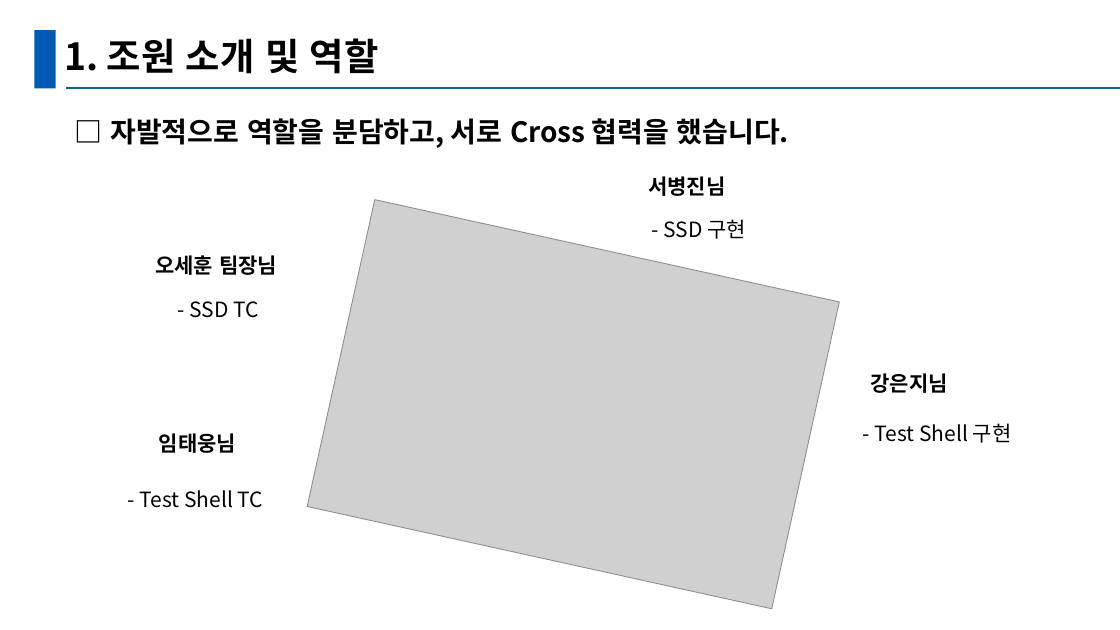
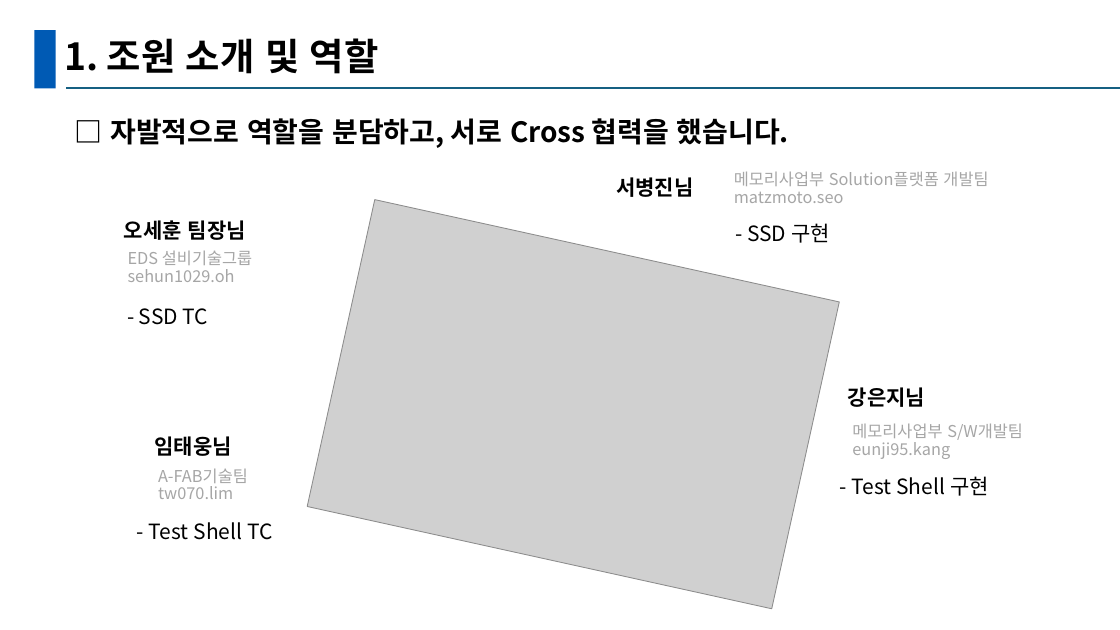
Before and after one commit to ingerest/ChillCode-Project, a slide deck: slide 3 of CRA_team_C.pptx. Drawn at 1120x630 pixels with LibreOffice and Linux fonts; fonts in the diff are those of the drawing; grey boxes stand for pictures. Boxes give left, top, right and bottom in pixels: in the first picture for what was removed or moved away, otherwise in the second. Text is boxed around its words. In the diff, an @@ line names an element or a change of style, - is before the commit and + after.

Commit message:
add more infos(organization, knox id)

```diff
--- a/CRA_team_C.pptx
+++ b/CRA_team_C.pptx
@@ text "서병진님": place and size @@
-text "서병진님" at box(648, 176, 725, 196)
+text "서병진님" at box(616, 177, 693, 197)
@@ text added at box(734, 171, 988, 203), 14 pt, text #A6A6A6 @@
+메모리사업부 Solution플랫폼 개발팀
+matzmoto.seo
@@ text "오세훈 팀장님": place and size @@
-text "오세훈 팀장님" at box(155, 255, 277, 275)
+text "오세훈 팀장님" at box(124, 220, 246, 240)
@@ text "- SSD 구현": place and size @@
-text "- SSD 구현" at box(663, 219, 746, 239)
+text "- SSD 구현" at box(747, 223, 830, 243)
@@ text added at box(128, 250, 252, 282), 14 pt, text #A6A6A6 @@
+EDS 설비기술그룹
+sehun1029.oh
@@ text "- SSD TC": place and size @@
-text "- SSD TC" at box(190, 301, 258, 318)
+text "- SSD TC" at box(139, 308, 208, 325)
@@ text "강은지님": place and size @@
-text "강은지님" at box(870, 373, 947, 393)
+text "강은지님" at box(848, 387, 925, 407)
@@ text "임태웅님": place and size @@
-text "임태웅님" at box(159, 433, 236, 453)
+text "임태웅님" at box(155, 436, 232, 456)
@@ text added at box(852, 423, 1023, 459), 14 pt, text #A6A6A6 @@
+메모리사업부 S/W개발팀
+eunji95.kang
@@ text added at box(158, 468, 248, 499), 14 pt, text #A6A6A6 @@
+A-FAB기술팀
+tw070.lim
@@ text "- Test Shell 구현": place and size @@
-text "- Test Shell 구현" at box(875, 423, 1012, 443)
+text "- Test Shell 구현" at box(852, 476, 989, 496)
@@ text "- Test Shell TC": place and size @@
-text "- Test Shell TC" at box(140, 490, 263, 508)
+text "- Test Shell TC" at box(149, 522, 272, 540)
```
